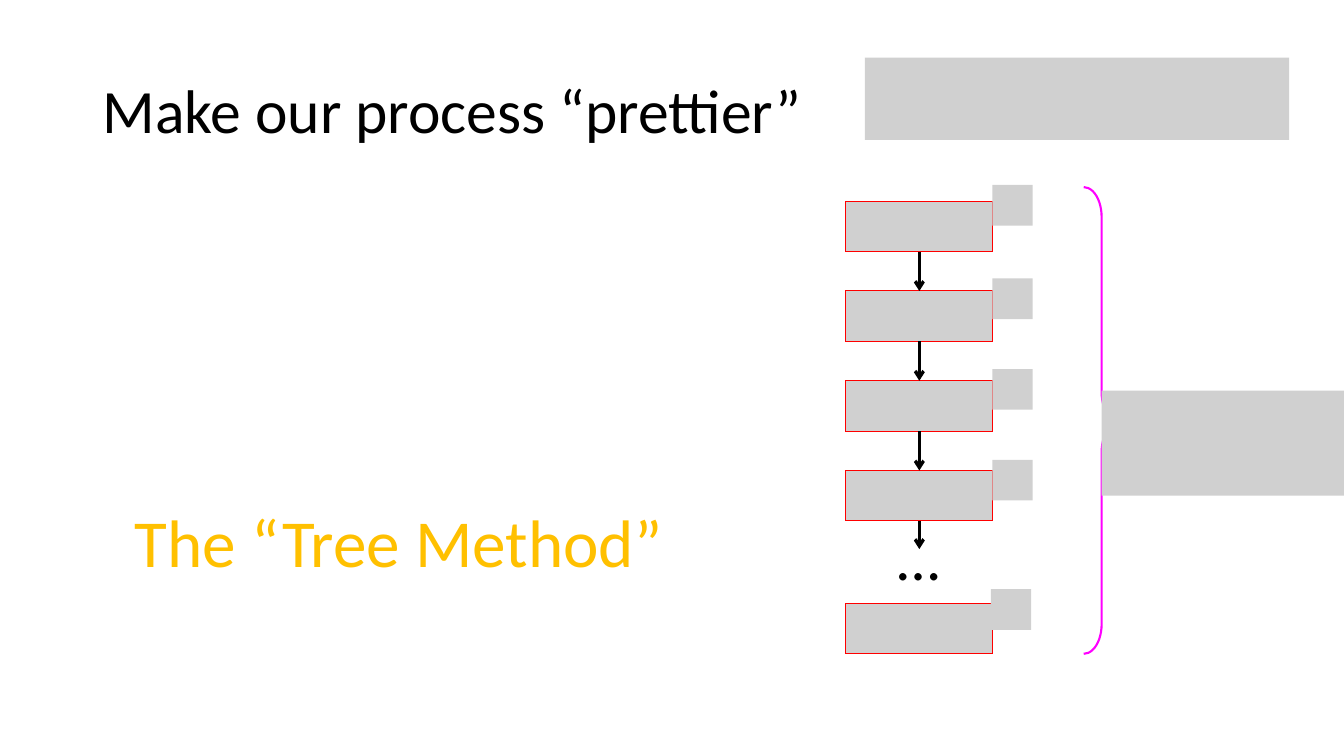
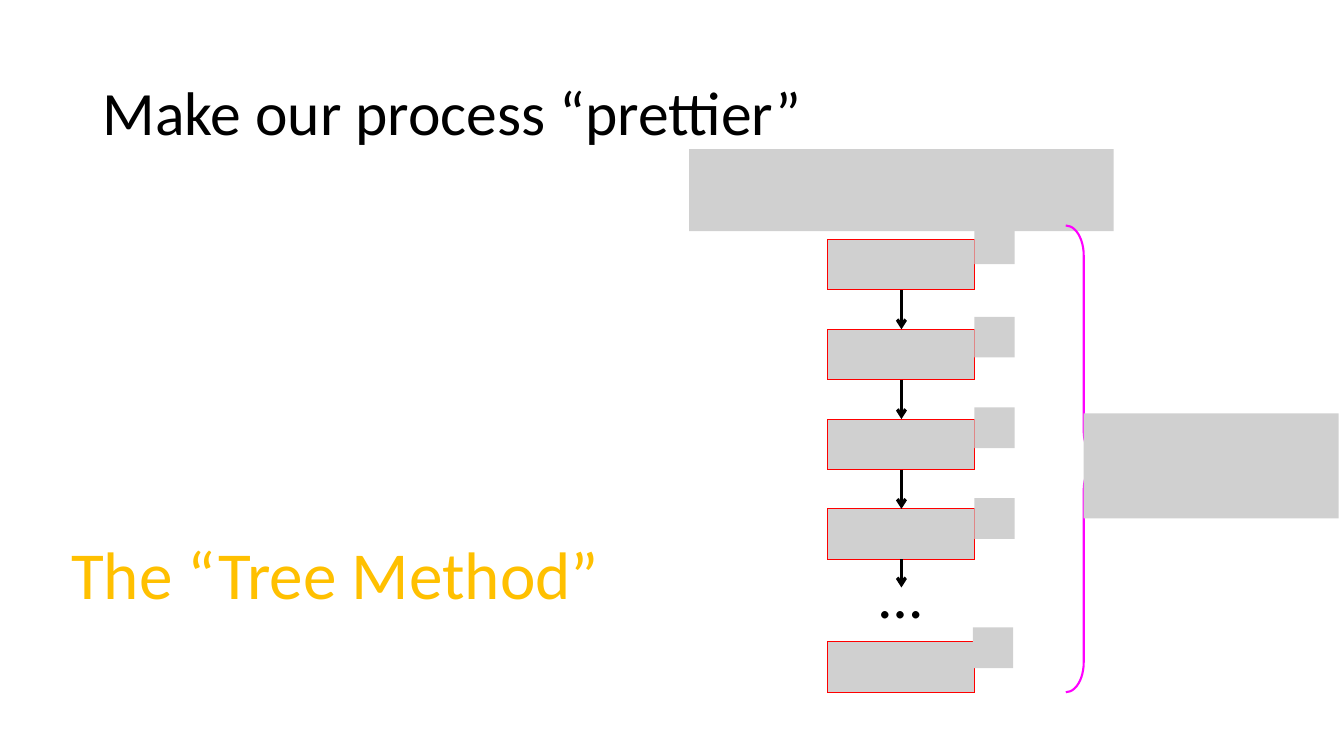
Before and after one commit to natebrunelle/cse332, a slide deck: slide 6 of demo_site/files/slides/lecture6_recurrences_inka.pptx. Drawn at 1344x756 pixels with LibreOffice and Linux fonts; fonts in the diff are those of the drawing; grey boxes stand for pictures. Boxes give left, top, right and bottom in pixels: in the first picture for what was removed or moved away, otherwise in the second. Text is boxed around its words. In the diff, an @@ line names an element or a change of style, - is before the commit and + after.

```diff
--- a/demo_site/files/slides/lecture6_recurrences_inka.pptx
+++ b/demo_site/files/slides/lecture6_recurrences_inka.pptx
@@ title "Make our process “prettier”" rewrapped from <box>102,88,801,143</box> to <box>102,90,801,150</box> @@
@@ picture removed at <box>865,57,1290,140</box> @@
@@ picture added at <box>690,149,1114,232</box> @@
@@ picture removed at <box>846,202,993,252</box> @@
@@ picture removed at <box>993,186,1033,226</box> @@
@@ picture removed at <box>846,291,993,342</box> @@
@@ picture removed at <box>993,278,1033,319</box> @@
@@ picture removed at <box>846,381,993,432</box> @@
@@ 4 arrows, 1 text, 1 left brace: place and size @@
-4 arrows, 1 text, 1 left brace at <box>888,188,1120,654</box>
+4 arrows, 1 text, 1 left brace at <box>870,226,1102,693</box>
@@ picture removed at <box>993,369,1033,409</box> @@
@@ picture: place and size @@
-picture at <box>1102,390,1344,495</box>
+picture at <box>1084,413,1339,518</box>
@@ picture removed at <box>846,471,993,521</box> @@
@@ picture removed at <box>993,460,1033,500</box> @@
@@ text "The “Tree Method”": place and size @@
-text "The “Tree Method”" at <box>135,518,662,568</box>
+text "The “Tree Method”" at <box>71,550,599,600</box>
@@ picture removed at <box>991,589,1031,629</box> @@
@@ picture removed at <box>846,604,993,654</box> @@
@@ group added at <box>828,224,1015,693</box>: 10 pictures @@
```
Also in this commit, not shown: 16 other slides changed, 7 other files.
